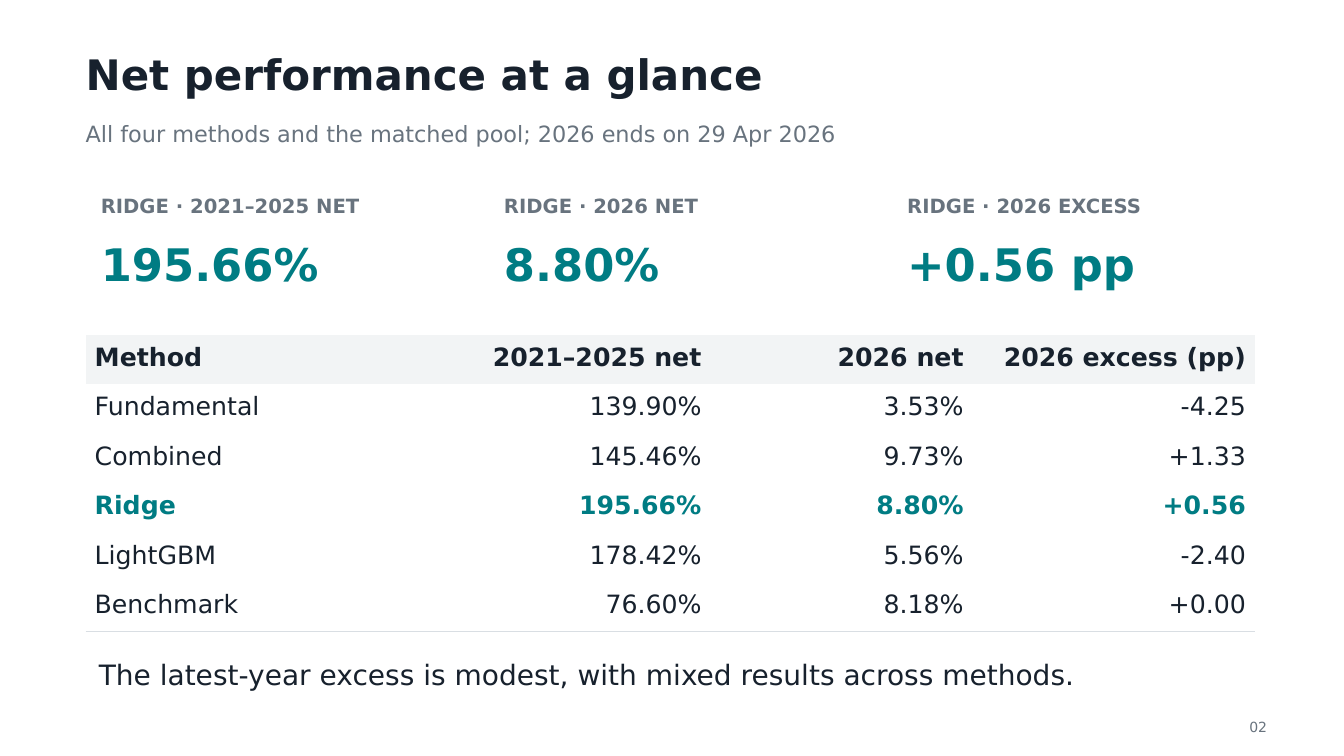
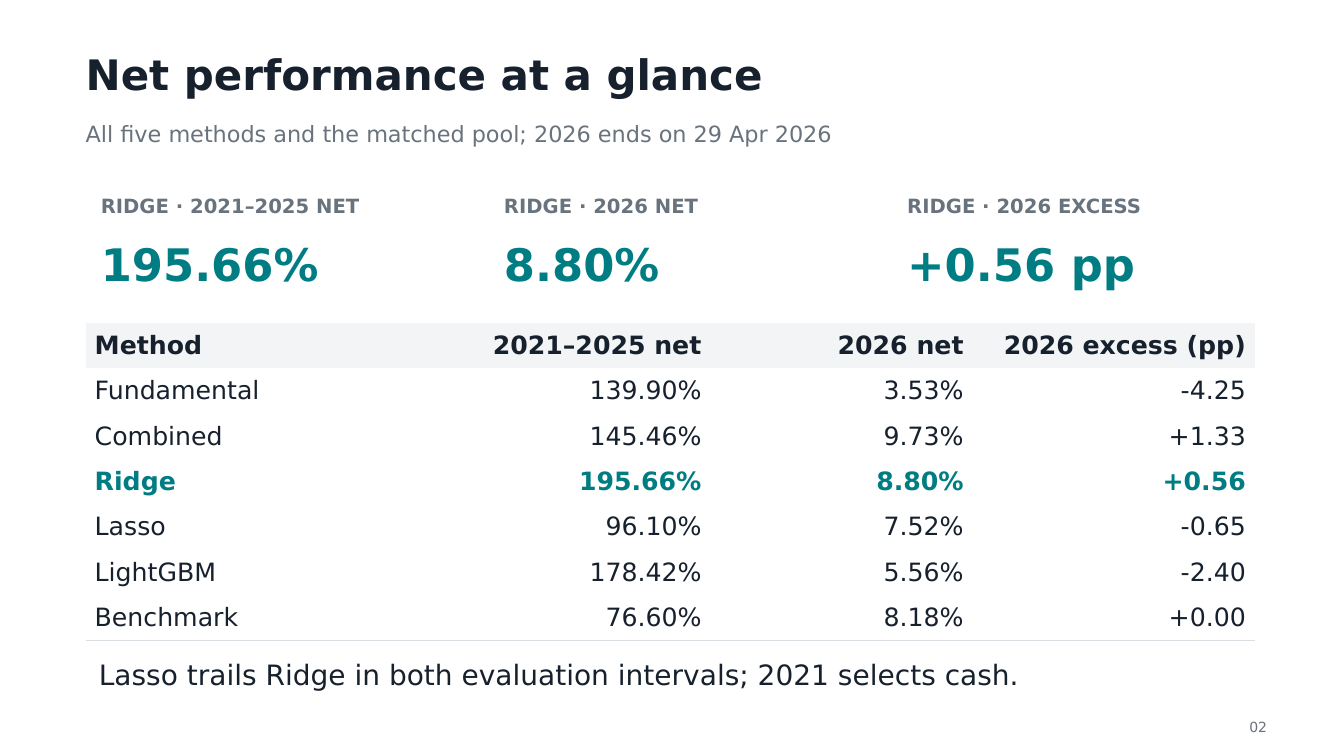
Before and after one commit to smallwhite1909/Investment-Group9, a slide deck: slide 2 of Presentation_Group9.pptx. Drawn at 1344x756 pixels with LibreOffice and Linux fonts; fonts in the diff are those of the drawing. Boxes give left, top, right and bottom in pixels: in the first picture for what was removed or moved away, otherwise in the second. Text is boxed around its words. In the diff, an @@ line names an element or a change of style, - is before the commit and + after.

```diff
--- a/Presentation_Group9.pptx
+++ b/Presentation_Group9.pptx
@@ text at (x1=86, y1=125, x2=832, y2=147): text changed @@
-All four methods and the matched pool; 2026 ends on 29 Apr 2026
+All five methods and the matched pool; 2026 ends on 29 Apr 2026
@@ table at (x1=86, y1=323, x2=1255, y2=640) @@
+row 5: Lasso | 96.10% | 7.52% | -0.65
@@ table resized from (x1=86, y1=335, x2=1255, y2=631) to (x1=86, y1=323, x2=1255, y2=640) @@
@@ text at (x1=99, y1=663, x2=1019, y2=691): text changed @@
-The latest-year excess is modest, with mixed results across methods.
+Lasso trails Ridge in both evaluation intervals; 2021 selects cash.
```
Also in this commit, not shown: 3 other slides changed, 1 slide added, 1 slide removed, 9 other files.
